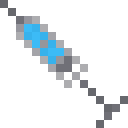
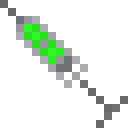
The second 128x128 image is a revision of the first. Changes to its layers:
added layer "Passifier" above "Stimulant" over [24, 24, 64, 64]
hid "Stimulant" over [24, 24, 64, 64]
